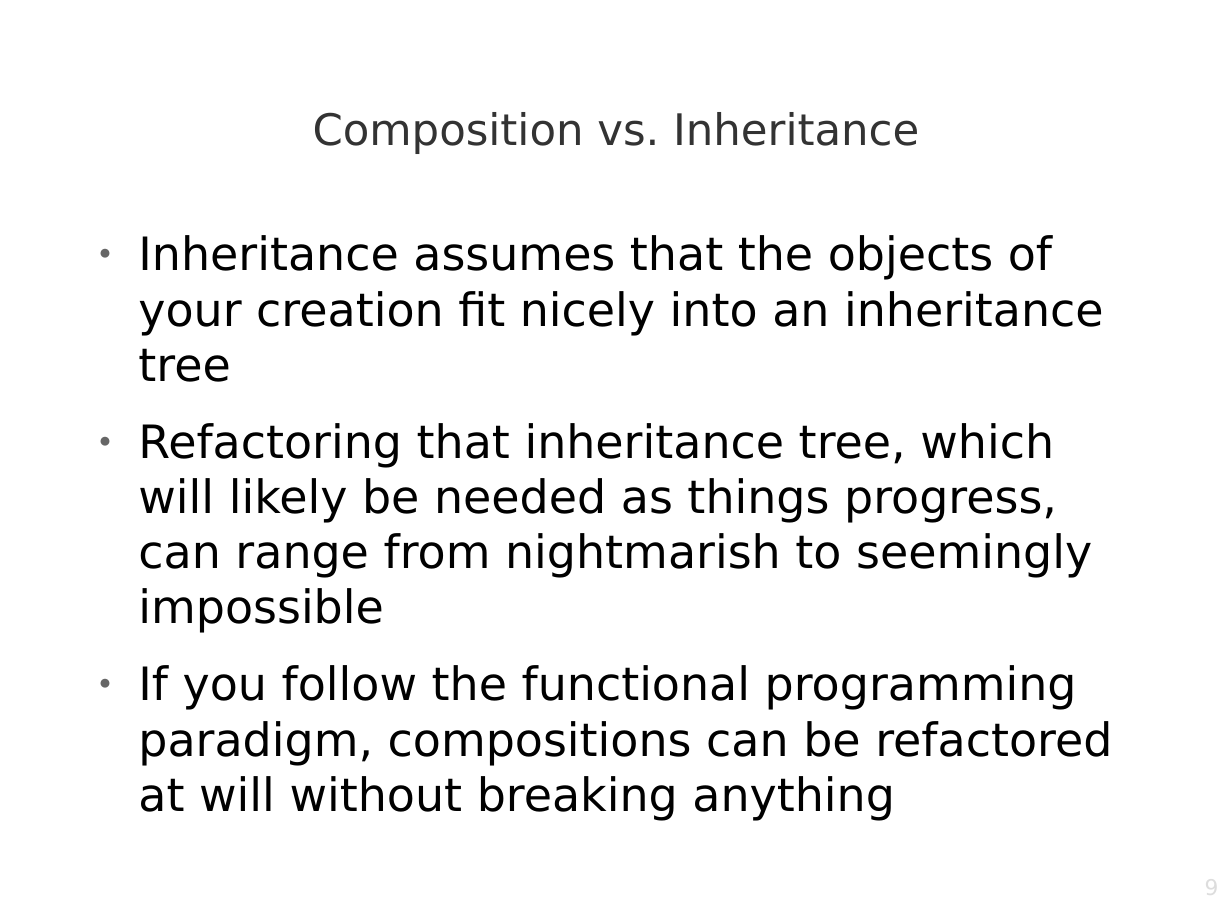
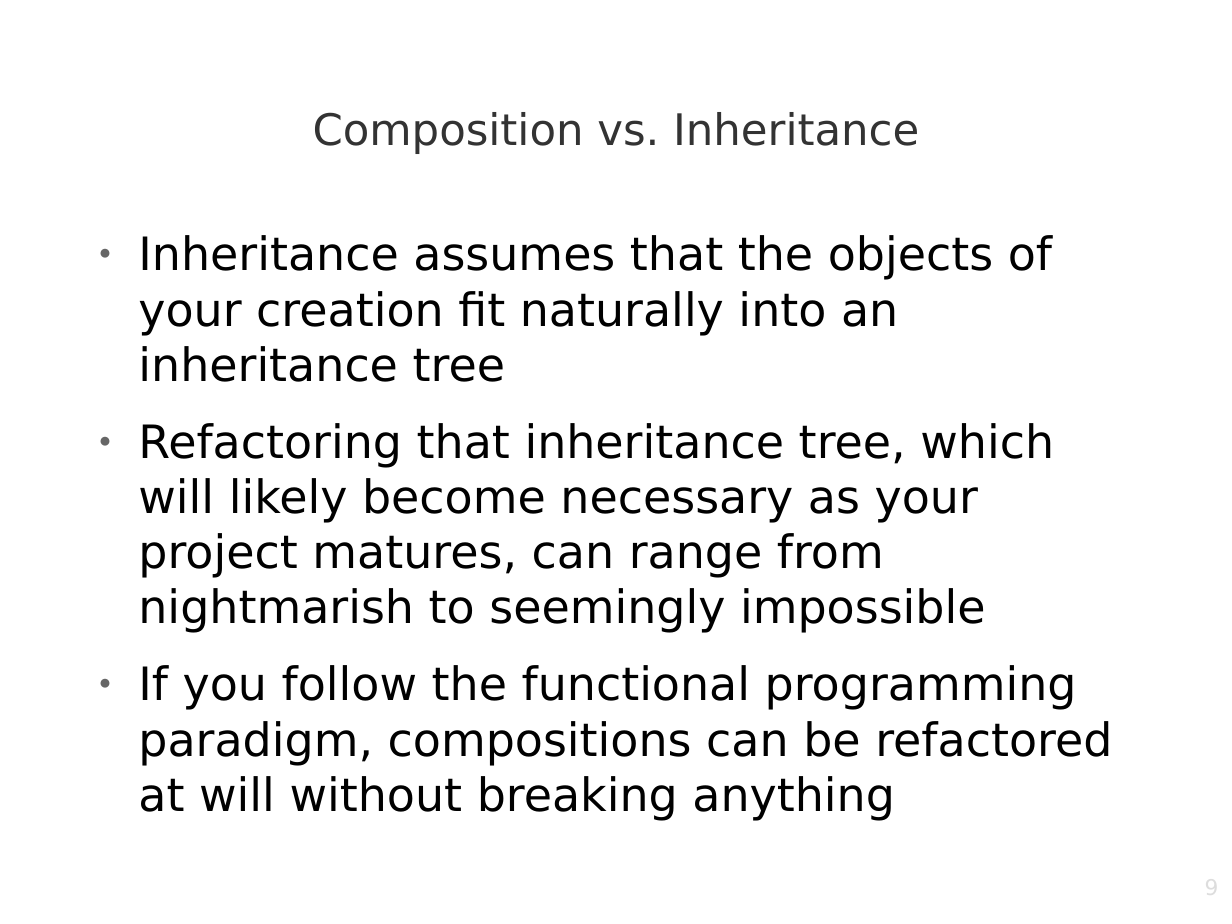
Before and after one commit to AdamStephenNorth/Functional-Programming-Lectures, a slide deck: slide 9 of LessonOne_Overview.odp. Drawn at 1232x924 pixels with LibreOffice and Linux fonts; fonts in the diff are those of the drawing; background and template pictures are left out. Boxes give left, top, right and bottom in pixels: in the first picture for what was removed or moved away, otherwise in the second. Text is boxed around its words. In the diff, an @@ line names an element or a change of style, - is before the commit and + after.

```diff
--- a/LessonOne_Overview.odp
+++ b/LessonOne_Overview.odp
@@ text at bbox=[138, 235, 1054, 633]: text changed @@
-● Inheritance assumes that the objects of your creation fit nicely into an inheritance tree
-● Refactoring that inheritance tree, which will likely be needed as things progress, can range from nightmarish to seemingly impossible
+● Inheritance assumes that the objects of your creation fit naturally into an inheritance tree
+● Refactoring that inheritance tree, which will likely become necessary as your project matures, can range from nightmarish to seemingly impossible
```
Also in this commit, not shown: 7 other slides changed, 4 slides added, 3 slides removed.
